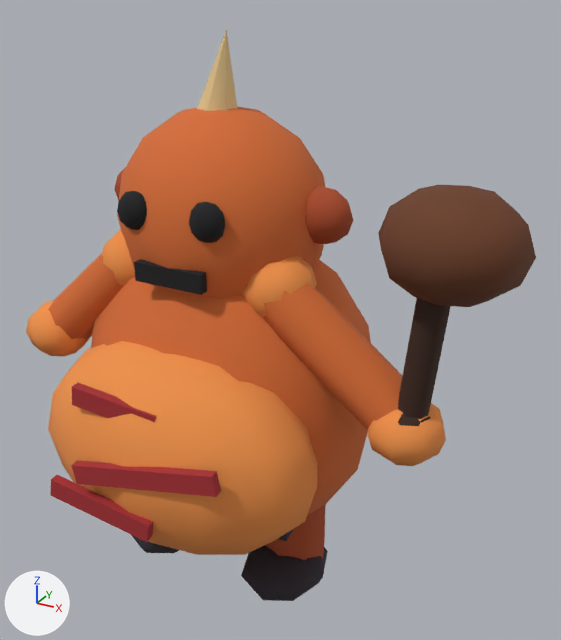
An edit to the glTF model models/units/orc.glb, drawn before and after from the same camera.
One viewpoint serves both versions: a 50 mm lens placed at (1.55, -2.4, 2.39), pointed at (0.25, -0.02, 1.2). The lights are fixed; the arrows at lower left show +X, +Y and +Z. The picture after the commit comes second. Where no turn or scale is listed for an object, it has been applied to the vertices.

In view in the first picture: 'OrcBigBelly', 'OrcBodyPatternLower', 'OrcBodyPatternMiddle', 'OrcClubHandle', 'OrcClubHead', 'OrcHead', 'OrcLeftArm', 'OrcLeftBoot', 'OrcRightArm', 'OrcRightBoot', 'OrcRightHand', 'OrcRightLeg', 'OrcTorso' and 12 more.
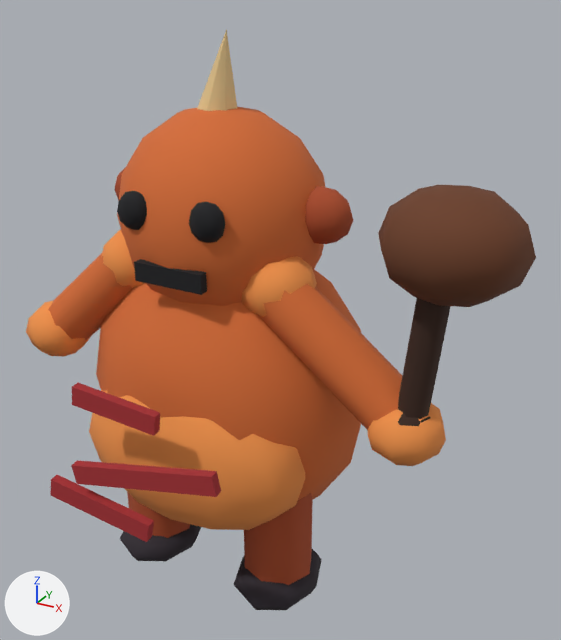
ob_orcrightlegpivot is not drawn itself; it is the parent of ob_orcrightleg.

What differs and where, as boxes (x1, y1, x2, y2) in the pictures (561 x 640 px):
'OrcBigBelly', moved, rescaled
    before: (48, 341, 317, 555)
    after: (89, 389, 305, 530)
'OrcTorso', rescaled (9% shorter)
    before: (91, 260, 371, 515)
    after: (96, 269, 361, 500)
'OrcRightLeg', moved, rescaled
    before: (265, 505, 326, 560)
    after: (244, 493, 313, 585)
'OrcRightBoot', moved
    before: (241, 545, 328, 601)
    after: (234, 549, 322, 610)
'OrcLeftBoot', moved
    before: (132, 535, 179, 553)
    after: (120, 524, 201, 561)

The change in detail:
Object 'OrcTorso' (ob_orctorso) is rescaled from (1.12, 0.9, 1.2) to (1.06, 0.86, 1.1).
Object 'OrcBigBelly' (ob_orcbigbelly) moves from (0.0, -0.38, 0.62) to (0.0, -0.28, 0.56).
Object 'OrcBigBelly' (ob_orcbigbelly) is rescaled from (1.22, 0.68, 0.88) to (1.02, 0.54, 0.7).
Object 'OrcLeftBoot' (ob_orcleftboot) moves from (-0.3, -0.08, 0.095) to (-0.3, -0.14, 0.095).
Object 'OrcRightLegPivot' (ob_orcrightlegpivot) moves from (0.3, 0.0, 0.36) to (0.3, -0.14, 0.36).
Object 'OrcRightLeg' (ob_orcrightleg) is rescaled from (1.0, 1.0, 1.0) to (1.04, 1.04, 1.08).
Object 'OrcRightBoot' (ob_orcrightboot) moves from (0.3, -0.08, 0.095) to (0.3, -0.14, 0.095).
